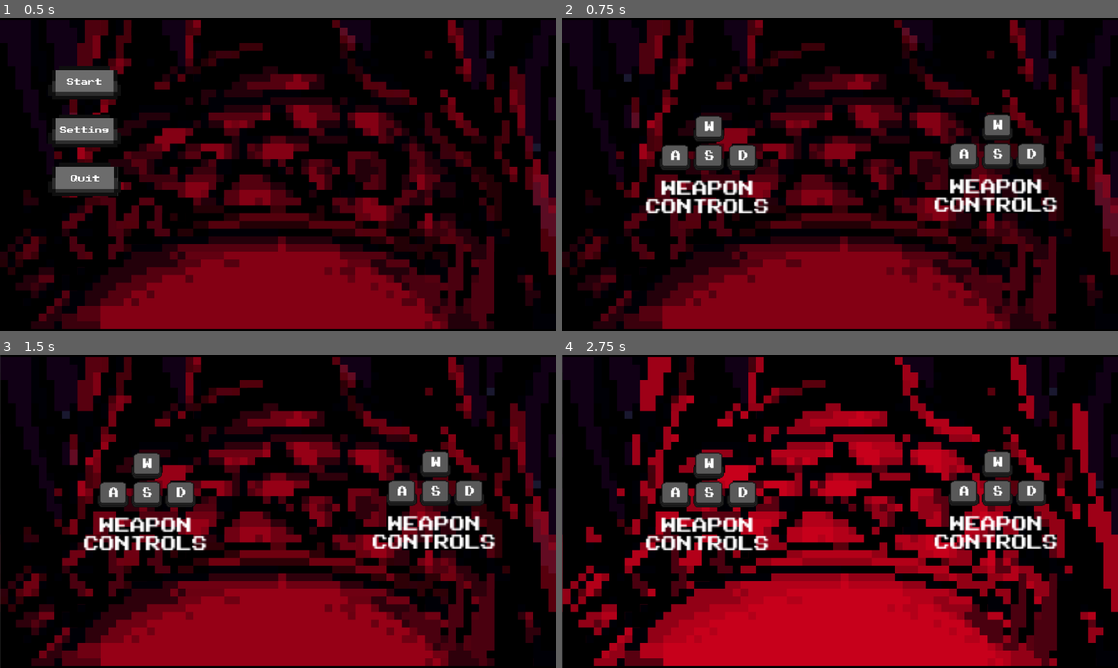
Above: before the commit, frames 1-4 (two rows, left to right).
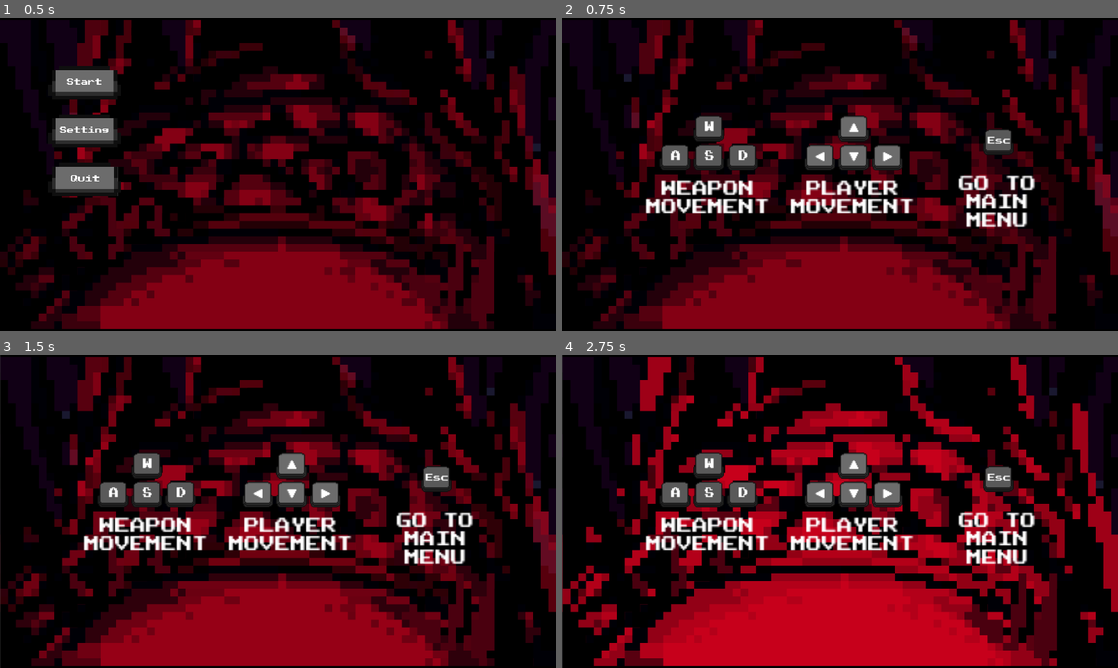
Above: after the commit, the same moments.

Repository: Seblis/They-won-t-survive
Game: Godot game, scene res://levels/menu/main.tscn
The game is run twice, just before and just after one commit, with the same random seed, the same clock (stepped at 60 frames per second) and the same inputs.
Inputs (mouse positions are in pixels of both pictures, inside the frame that each line leads up to):
- Up to frame 1 (0.5 s): no input
- Up to frame 2 (0.75 s): click (645, 136) at 0.5 s
- Up to frame 3 (1.5 s): tap Enter at 1.25 s; hold Right (ui_right) from 1.28 s (still down)
- Up to frame 4 (2.75 s): release Right (ui_right) at 2.03 s; hold Down (ui_down) from 2.03 s (still down)

Frame 1 is identical in both runs. In frame 2, 6.8% of the frame differs, in the area x 15-90%, y 30-67%; in frame 3, 6.8%; in frame 4, 6.9%.

Commit message:
added controls to settings scene
added controls to settings scene

Diff:
--- /dev/null
+++ b/levels/settings/settings_scene.gd
@@ -0,0 +1,12 @@
+extends Control
+
+
+# Called when the node enters the scene tree for the first time.
+func _ready():
+	pass # Replace with function body.
+
+
+# Called every frame. 'delta' is the elapsed time since the previous frame.
+func _process(_delta):
+	if Input.is_action_just_pressed("Quit"):
+		get_tree().change_scene_to_file("res://levels/menu/main.tscn")
--- a/levels/settings/settings_scene.tscn
+++ b/levels/settings/settings_scene.tscn
@@ -1,12 +1,18 @@
-[gd_scene load_steps=8 format=3 uid="uid://n821hov2hp53"]
+[gd_scene load_steps=14 format=3 uid="uid://n821hov2hp53"]
 
 [ext_resource type="PackedScene" uid="uid://dwt0yeulf0y84" path="res://levels/settings/nodes/animated_key/animated_key.tscn" id="1_6n3xh"]
+[ext_resource type="Script" path="res://levels/settings/settings_scene.gd" id="1_8u73i"]
 [ext_resource type="Texture2D" uid="uid://c63vlau6yqwct" path="res://assets/sprites/A-Key.png" id="2_o0ja1"]
 [ext_resource type="Texture2D" uid="uid://educ4gxs8egn" path="res://assets/sprites/S-Key.png" id="3_7w4cy"]
 [ext_resource type="Texture2D" uid="uid://bl4brjtfyfbbu" path="res://assets/sprites/W-Key.png" id="4_xwo6p"]
 [ext_resource type="Texture2D" uid="uid://txsk734imtqf" path="res://assets/sprites/D-Key.png" id="5_dee12"]
 [ext_resource type="FontFile" uid="uid://dj731tie8fq6k" path="res://assets/fonts/PublicPixel-z84yD.ttf" id="6_65flj"]
 [ext_resource type="PackedScene" uid="uid://csn3g3gspbag2" path="res://levels/menu/menu_animated_background/animated_background.tscn" id="7_1ig3c"]
+[ext_resource type="Texture2D" uid="uid://cwe5w0vcee4yd" path="res://assets/sprites/Buttons_Up_button.png" id="8_ni5kn"]
+[ext_resource type="Texture2D" uid="uid://coggt41yw850s" path="res://assets/sprites/Buttons_Down_button.png" id="9_roc8n"]
+[ext_resource type="Texture2D" uid="uid://bnrkxcv4l2ly8" path="res://assets/sprites/Buttons_Right_button.png" id="10_gra5o"]
+[ext_resource type="Texture2D" uid="uid://nuqitd2y6rvw" path="res://assets/sprites/Buttons_Left_button.png" id="11_fg7rl"]
+[ext_resource type="Texture2D" uid="uid://cpqwn4kjcsxki" path="res://assets/sprites/Esc-Key.png" id="12_bssdy"]
 
 [node name="SettingsScene" type="Control"]
 layout_mode = 3
@@ -15,6 +21,7 @@
 anchor_bottom = 1.0
 grow_horizontal = 2
 grow_vertical = 2
+script = ExtResource("1_8u73i")
 
 [node name="AnimatedBackground" parent="." instance=ExtResource("7_1ig3c")]
 
@@ -50,46 +57,70 @@
 custom_minimum_size = Vector2(102, 40)
 layout_mode = 2
 theme_override_fonts/font = ExtResource("6_65flj")
-text = "WEAPON CONTROLS
+text = "WEAPON MOVEMENT
 "
 horizontal_alignment = 1
 vertical_alignment = 2
 autowrap_mode = 2
 
-[node name="VBoxContainer2" type="VBoxContainer" parent="."]
+[node name="PlayerControls" type="VBoxContainer" parent="."]
 layout_mode = 0
-offset_left = 798.0
-offset_top = 197.0
-offset_right = 900.0
-offset_bottom = 317.0
+offset_left = 500.0
+offset_top = 200.0
+offset_right = 602.0
+offset_bottom = 320.0
 scale = Vector2(2, 2)
 
-[node name="WSADKeysNode" type="Control" parent="VBoxContainer2"]
+[node name="ArrowKeysNode" type="Control" parent="PlayerControls"]
 custom_minimum_size = Vector2(102, 58)
 layout_mode = 2
 
-[node name="AnimatedWKey" parent="VBoxContainer2/WSADKeysNode" instance=ExtResource("1_6n3xh")]
+[node name="AnimatedWKey" parent="PlayerControls/ArrowKeysNode" instance=ExtResource("1_6n3xh")]
 position = Vector2(52, 12)
-key_texture = ExtResource("4_xwo6p")
+key_texture = ExtResource("8_ni5kn")
 
-[node name="AnimatedSKey" parent="VBoxContainer2/WSADKeysNode" instance=ExtResource("1_6n3xh")]
+[node name="AnimatedSKey" parent="PlayerControls/ArrowKeysNode" instance=ExtResource("1_6n3xh")]
 position = Vector2(52, 42)
-key_texture = ExtResource("3_7w4cy")
+key_texture = ExtResource("9_roc8n")
 
-[node name="AnimatedDKey" parent="VBoxContainer2/WSADKeysNode" instance=ExtResource("1_6n3xh")]
+[node name="AnimatedDKey" parent="PlayerControls/ArrowKeysNode" instance=ExtResource("1_6n3xh")]
 position = Vector2(87, 42)
-key_texture = ExtResource("5_dee12")
+key_texture = ExtResource("10_gra5o")
 
-[node name="AnimatedAKey" parent="VBoxContainer2/WSADKeysNode" instance=ExtResource("1_6n3xh")]
+[node name="AnimatedAKey" parent="PlayerControls/ArrowKeysNode" instance=ExtResource("1_6n3xh")]
 position = Vector2(17, 42)
-key_texture = ExtResource("2_o0ja1")
+key_texture = ExtResource("11_fg7rl")
 
-[node name="Label" type="Label" parent="VBoxContainer2"]
+[node name="ArrowKeysLabel" type="Label" parent="PlayerControls"]
 custom_minimum_size = Vector2(102, 40)
 layout_mode = 2
 theme_override_fonts/font = ExtResource("6_65flj")
-text = "WEAPON CONTROLS
-"
+text = "PLAYER MOVEMENT"
 horizontal_alignment = 1
 vertical_alignment = 2
 autowrap_mode = 2
+
+[node name="MainMenu" type="VBoxContainer" parent="."]
+layout_mode = 2
+offset_left = 800.0
+offset_top = 200.0
+offset_right = 902.0
+offset_bottom = 320.0
+scale = Vector2(2, 2)
+
+[node name="EscKeyNode" type="Control" parent="MainMenu"]
+custom_minimum_size = Vector2(102, 58)
+layout_mode = 2
+
+[node name="AnimatedWKey" parent="MainMenu/EscKeyNode" instance=ExtResource("1_6n3xh")]
+position = Vector2(52, 26)
+key_texture = ExtResource("12_bssdy")
+
+[node name="EscLabel" type="Label" parent="MainMenu"]
+custom_minimum_size = Vector2(102, 40)
+layout_mode = 2
+theme_override_fonts/font = ExtResource("6_65flj")
+text = "GO TO MAIN MENU"
+horizontal_alignment = 1
+vertical_alignment = 2
+autowrap_mode = 2
Binary file added: assets/sprites/Buttons_Down_button.png
Not shown, added: assets/sprites/Buttons_Down_button.png.import
Binary file added: assets/sprites/Buttons_Left_button.png
Not shown, added: assets/sprites/Buttons_Left_button.png.import
Binary file added: assets/sprites/Buttons_Right_button.png
Not shown, added: assets/sprites/Buttons_Right_button.png.import
Binary file added: assets/sprites/Buttons_Up_button.png
Not shown, changed: assets/sprites/Buttons_Up_button.png.import
Binary file added: assets/sprites/Esc-Key.png
Not shown, added: assets/sprites/Esc-Key.png.import
Binary file removed: assets/sprites/Spites_Lobby_background_1.png
